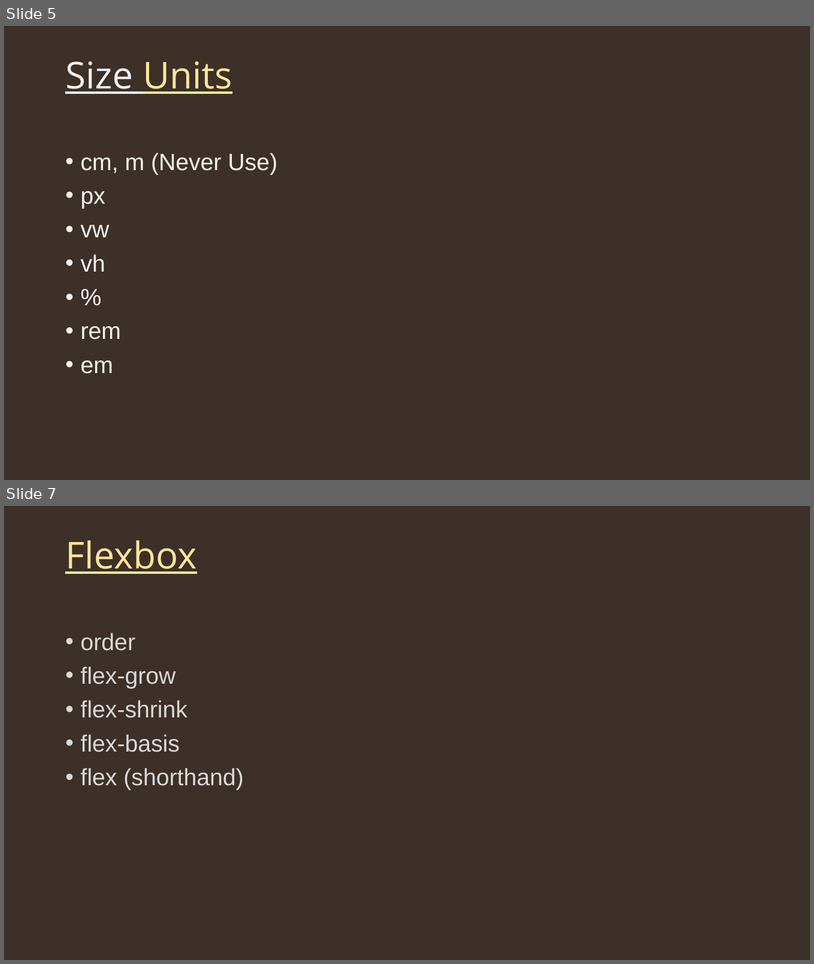
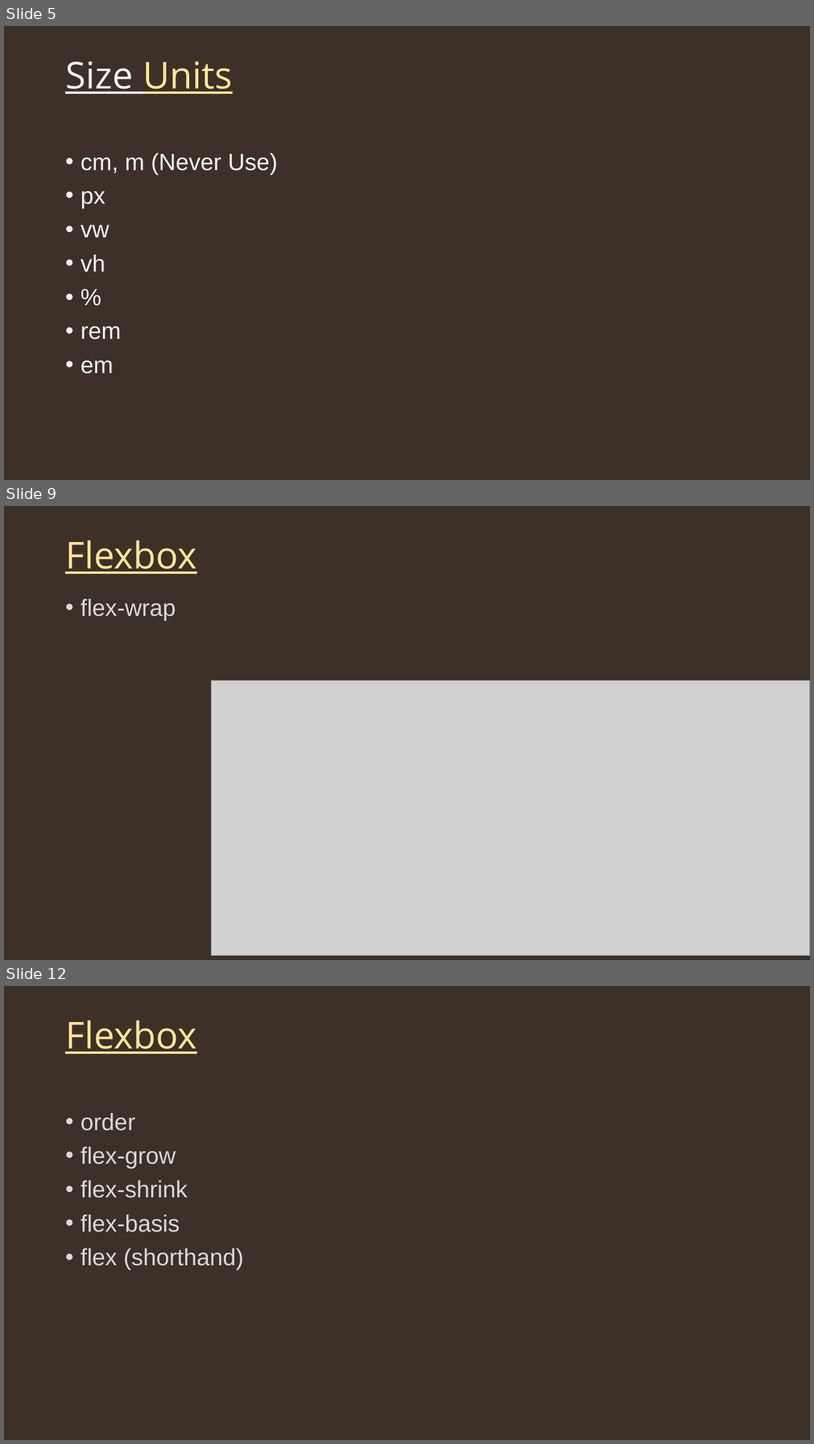
Before and after one commit to Bijit-Mondal/Web-Dev-Tutorial, a slide deck: 003CSS.pptx. Shown one above the other, each under a label of ours: slides 5 and 7 before the commit, slides 5, 9 and 12 after it; the slides between them are not shown. The pictures are 814x964 and 814x1444 pixels, drawn with LibreOffice and Linux fonts; fonts in the diff are those of the drawing; grey boxes stand for pictures. Boxes give left, top, right and bottom in pixels: in the first picture for what was removed or moved away, otherwise in the second. Text is boxed around its words. In the diff, an @@ line names an element or a change of style, - is before the commit and + after.

```diff
--- a/003CSS.pptx
+++ b/003CSS.pptx
@@ slide 9 added at box(4, 506, 810, 960), background #3D3028 @@
@@ title added at box(65, 540, 197, 574), 44 pt, text #FFE699, underline @@
+Flexbox
@@ text added at box(81, 598, 176, 621), 28 pt, text #D9D9D9 @@
+• flex-wrap
@@ picture added at box(212, 680, 810, 955) @@
@@ what was slide 7 is now slide 12 @@
```
Also in this commit, not shown: 1 slide changed, 6 other slides added.
